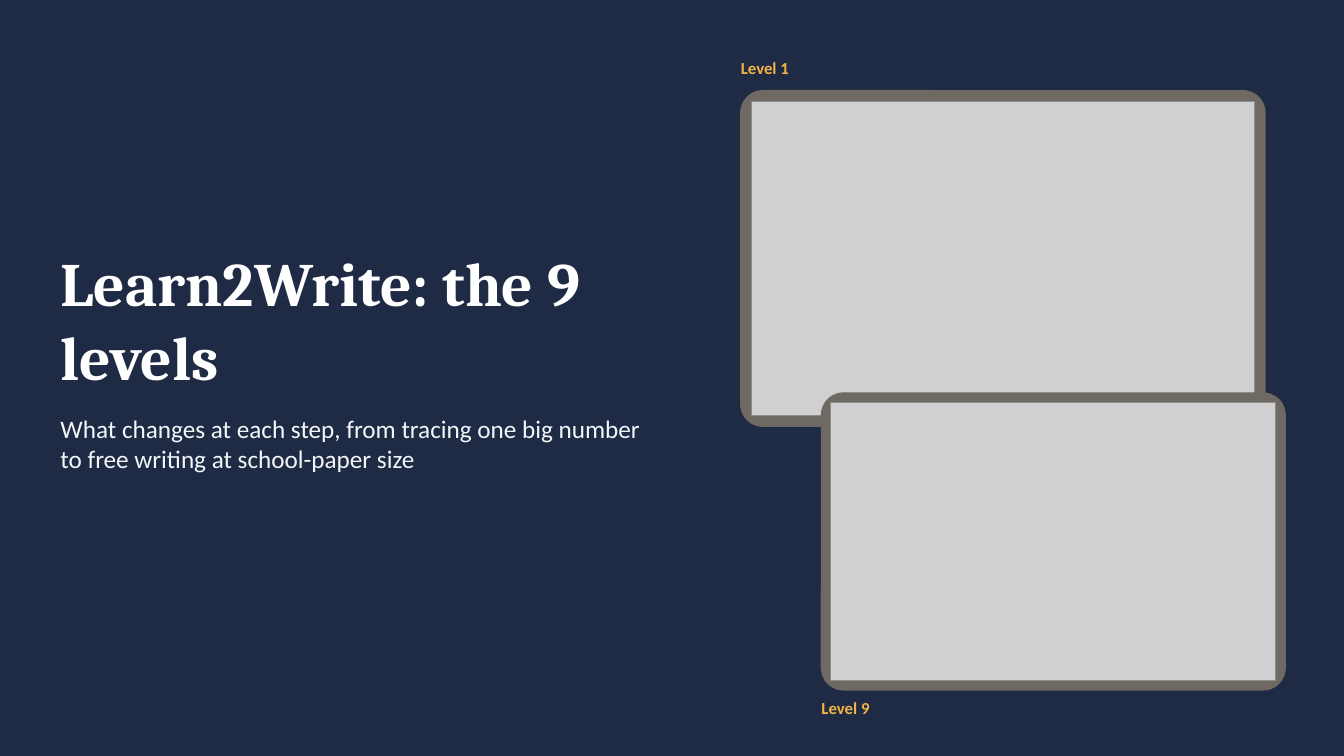
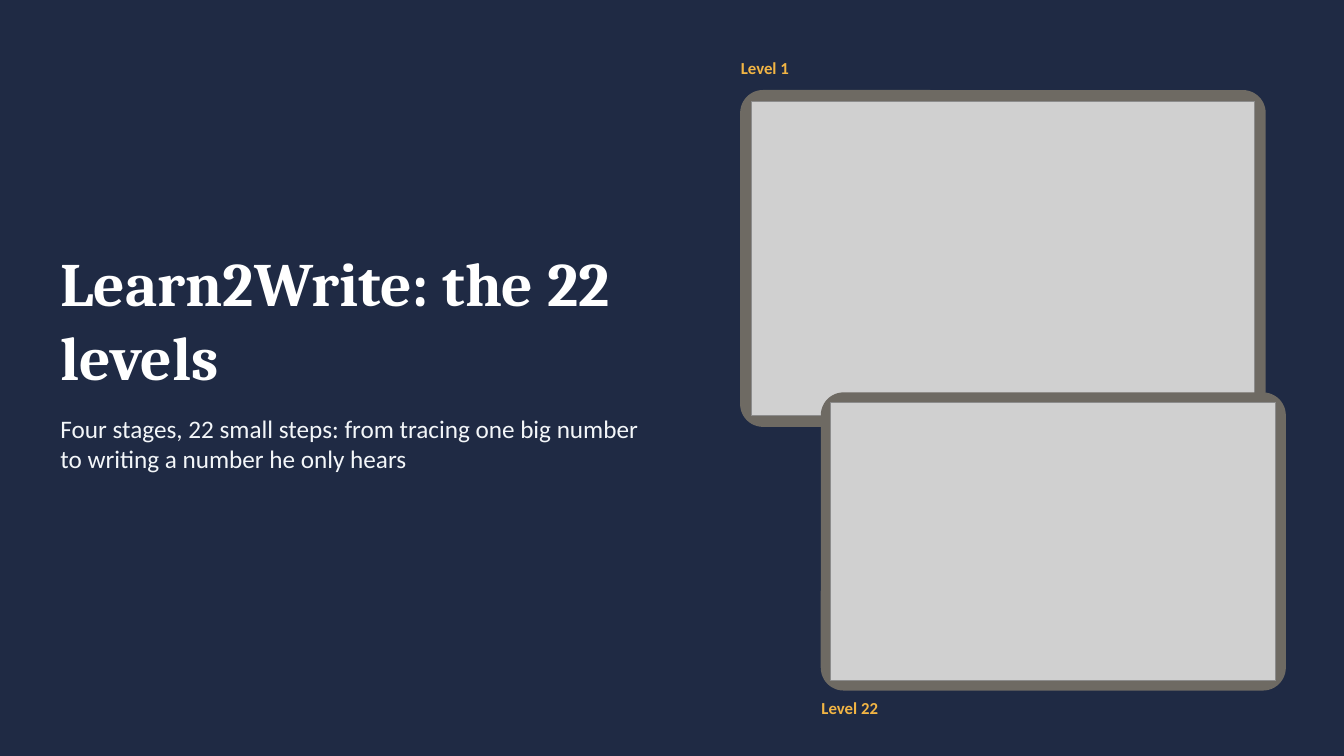
Before and after one commit to kiaanwankhede/Kiaan_Writing, a slide deck: slide 1 of docs/download/Learn2Write-levels.pptx. Drawn at 1344x756 pixels with LibreOffice and Linux fonts; fonts in the diff are those of the drawing; grey boxes stand for pictures. Boxes give left, top, right and bottom in pixels: in the first picture for what was removed or moved away, otherwise in the second. Text is boxed around its words. In the diff, an @@ line names an element or a change of style, - is before the commit and + after.

```diff
--- a/docs/download/Learn2Write-levels.pptx
+++ b/docs/download/Learn2Write-levels.pptx
@@ title at (60,263,609,381): text changed @@
-Learn2Write: the 9 levels
+Learn2Write: the 22 levels
@@ text at (60,420,638,473): text changed @@
-What changes at each step, from tracing one big number to free writing at school-paper size
+Four stages, 22 small steps: from tracing one big number to writing a number he only hears
@@ text at (821,702,878,714): text changed @@
-Level 9
+Level 22
```
Also in this commit, not shown: 10 other slides changed, 18 slides added, 1 slide removed, 32 other files.
